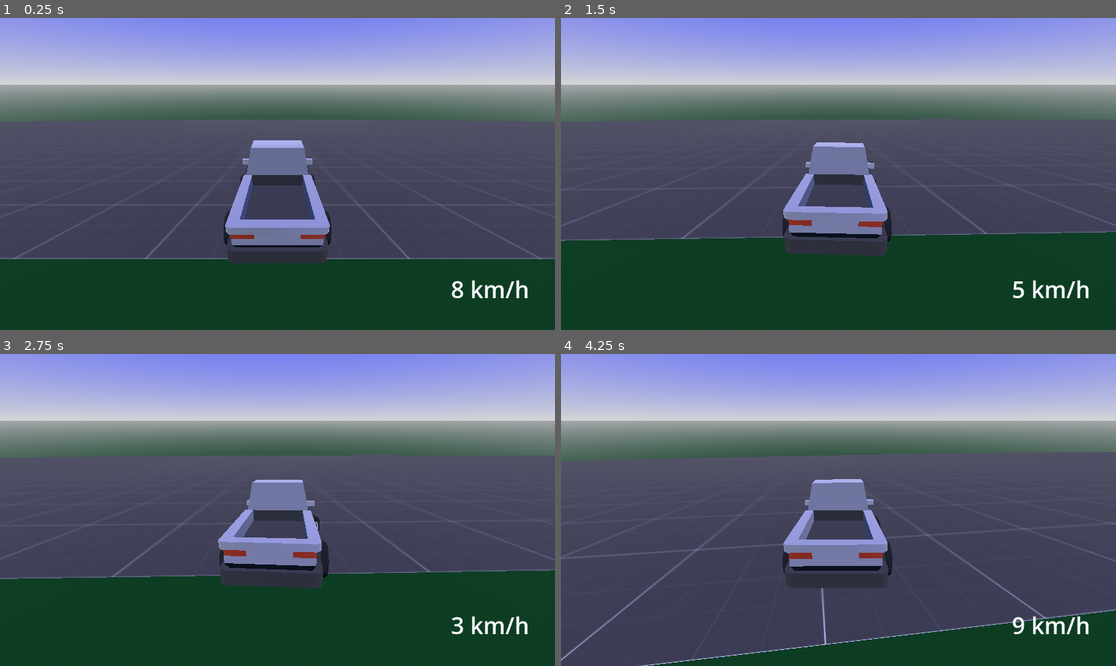
Above: before the commit, frames 1-4 (two rows, left to right).
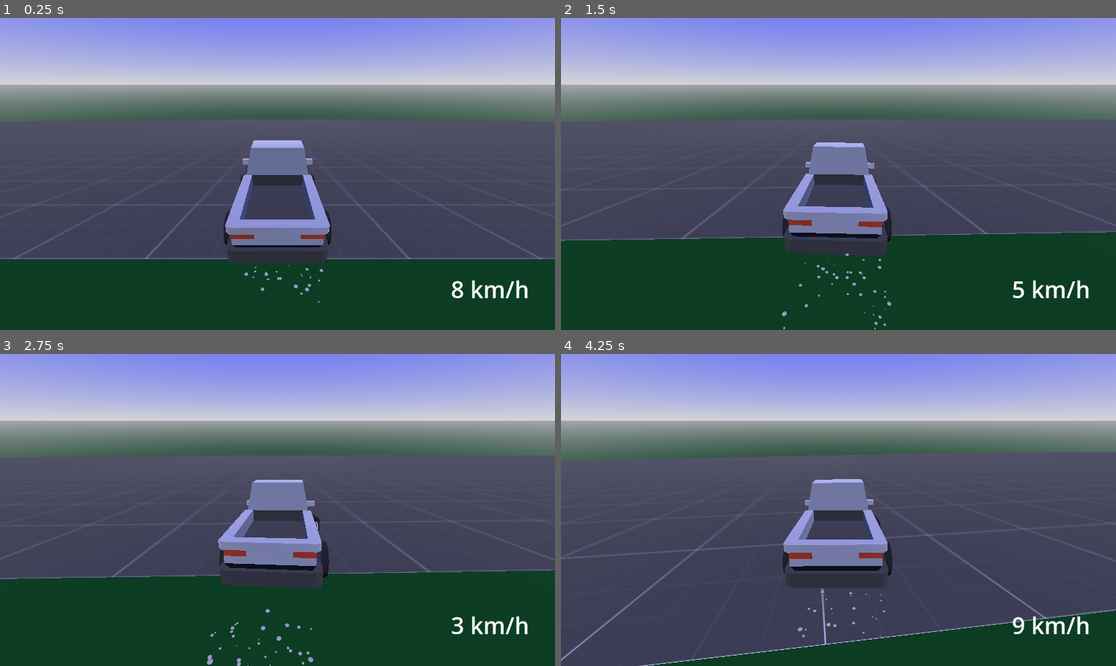
Above: after the commit, the same moments.

Repository: Yngwarr/tofu-delivery-game
Game: Godot game, scene res://scenes/Game.tscn
Same seed, same stepped clock (60 frames per second), same inputs: the game is played once before the commit and once after it.
Inputs:
- Up to frame 1 (0.25 s): no input
- Up to frame 2 (1.5 s): hold D (steer_right) 0.53-1.28 s; tap W (throttle) at 0.6, 1.35 s; hold S (brake) from 1.28 s (still down)
- Up to frame 3 (2.75 s): release S (brake) at 2.03 s; hold D (steer_right) from 2.03 s (still down); tap W (throttle) at 2.1 s
- Up to frame 4 (4.25 s): tap W (throttle) at 2.85, 3.6 s; release D (steer_right) at 3.53 s; hold A (steer_left) from 3.53 s (still down)

The runs differ from the first frame. In frame 1, less than 0.1% of the frame differs, in the area x 44-59%, y 79-92%; in frame 2, 0.1%; in frame 3, 0.2%, in the area x 37-57%, y 81-100%; in frame 4, less than 0.1%.

Commit message:
tire particles

Diff:
--- a/scenes/Car.tscn
+++ b/scenes/Car.tscn
@@ -7,6 +7,29 @@
 
 [sub_resource type="BoxShape3D" id="BoxShape3D_gtktg"]
 size = Vector3(2.116, 1.514, 5.292)
+
+[sub_resource type="ParticleProcessMaterial" id="ParticleProcessMaterial_enm8k"]
+lifetime_randomness = 0.1
+emission_shape = 3
+emission_box_extents = Vector3(0.5, 0.1, 0.1)
+direction = Vector3(0, 0.1, -1)
+spread = 1.0
+gravity = Vector3(0, 0, 0)
+initial_velocity_min = 1.0
+initial_velocity_max = 2.0
+linear_accel_max = 2.0
+scale_min = 0.1
+scale_max = 0.5
+collision_mode = 1
+collision_friction = 0.0
+collision_bounce = 0.0
+
+[sub_resource type="SphereMesh" id="SphereMesh_euhr6"]
+lightmap_size_hint = Vector2i(3, 2)
+radius = 0.1
+height = 0.1
+radial_segments = 8
+rings = 4
 
 [node name="Car" type="VehicleBody3D"]
 mass = 1000.0
@@ -63,6 +86,16 @@
 [node name="wheel_frontRight" parent="truckFlat/truckFlat2" index="4"]
 visible = false
 
+[node name="DustParticles" type="GPUParticles3D" parent="truckFlat"]
+transform = Transform3D(0.99829, 0, 0.0584528, 0, 1, 0, 0.0584528, 0, -0.99829, 0.0599854, 0.142145, 1.33197)
+amount = 50
+explosiveness = 0.5
+interpolate = false
+fract_delta = false
+visibility_aabb = AABB(0, 0, 0, 0, 0.1, 0)
+process_material = SubResource("ParticleProcessMaterial_enm8k")
+draw_pass_1 = SubResource("SphereMesh_euhr6")
+
 [editable path="flw"]
 [editable path="rlw"]
 [editable path="truckFlat"]
Not shown: 1 places in scenes/Car.tscn that only renumber resources
